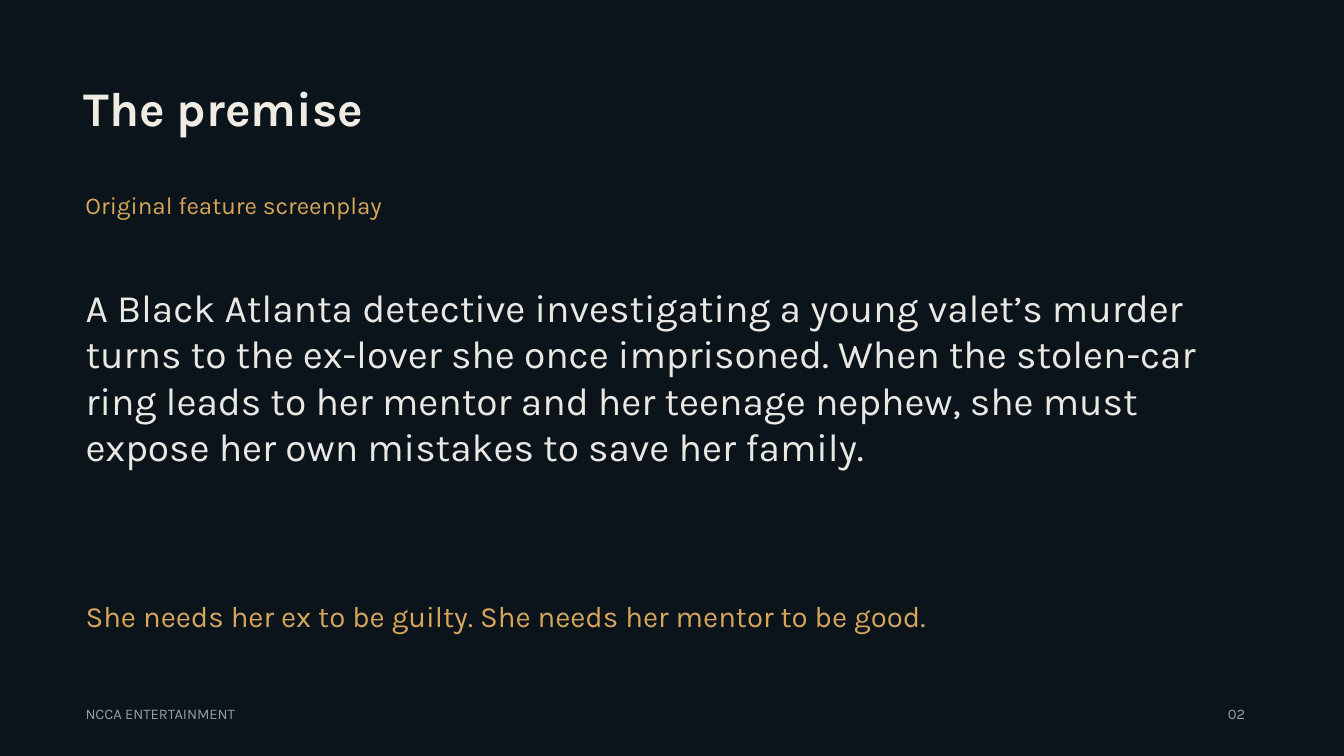
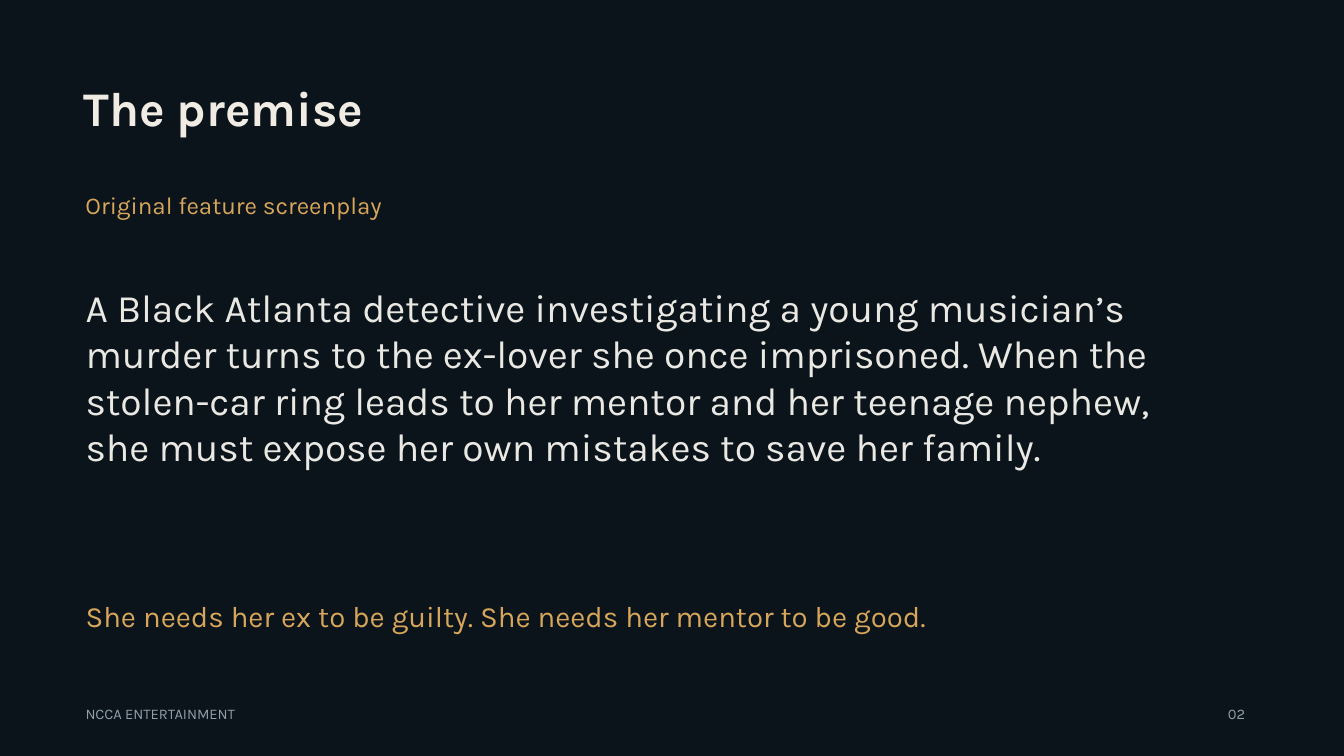
Before and after one commit to KellyT123-123/NCCA-ENTERTAINMENT, a slide deck: slide 2 of pitch-decks/paper-tags-pitch-deck.pptx. Drawn at 1344x756 pixels with LibreOffice and Linux fonts; fonts in the diff are those of the drawing. Boxes give left, top, right and bottom in pixels: in the first picture for what was removed or moved away, otherwise in the second. Text is boxed around its words. In the diff, an @@ line names an element or a change of style, - is before the commit and + after.

```diff
--- a/pitch-decks/paper-tags-pitch-deck.pptx
+++ b/pitch-decks/paper-tags-pitch-deck.pptx
@@ text at (86,295,1150,471): text changed @@
-A Black Atlanta detective investigating a young valet’s murder turns to the ex-lover she once imprisoned. When the stolen-car ring leads to her mentor and her teenage nephew, she must expose her own mistakes to save her family.
+A Black Atlanta detective investigating a young musician’s murder turns to the ex-lover she once imprisoned. When the stolen-car ring leads to her mentor and her teenage nephew, she must expose her own mistakes to save her family.
```
Also in this commit, not shown: 1 other file.
